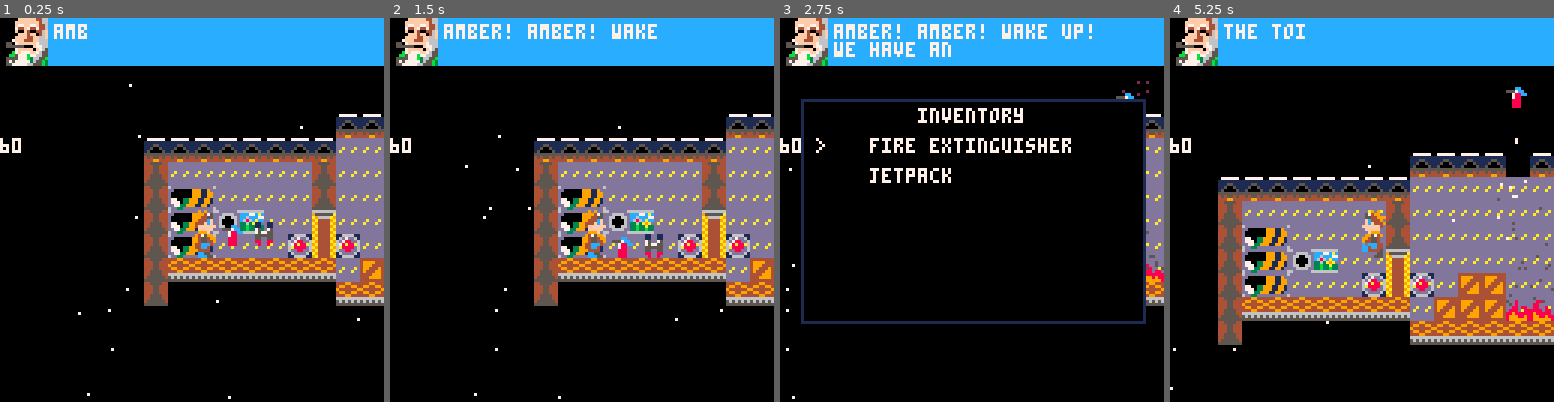
Above: before the commit, frames 1-4 (left to right).
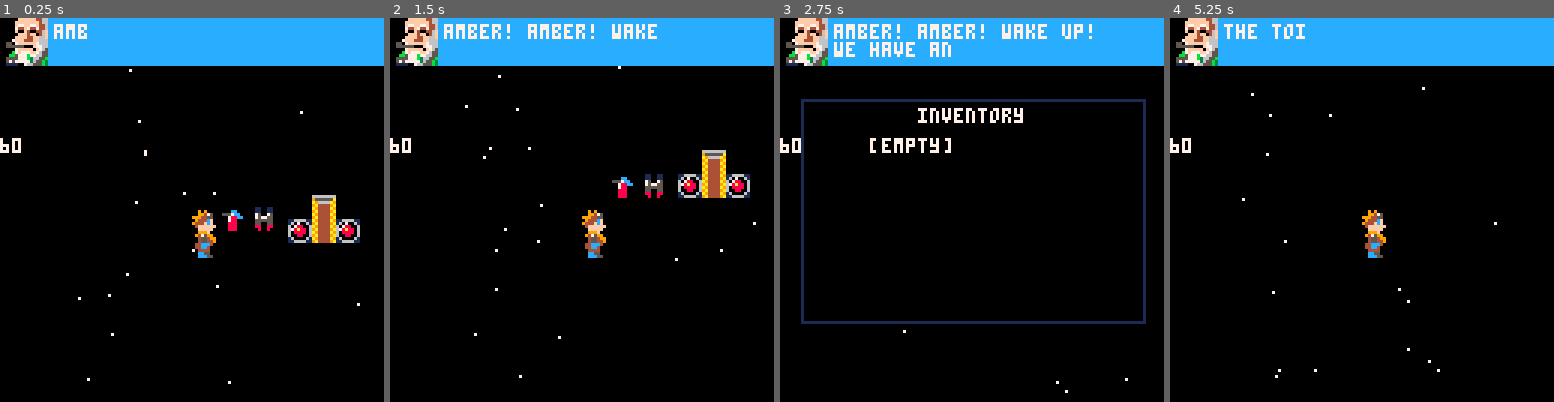
Above: after the commit, the same moments.

Repository: nsatragno/pico8-carts
Game: PICO-8 cartridge space_kludge/space_kludge.p8
Two runs of this game, one before a commit and one after it. Both use one fixed random seed, a clock stepped at 60 frames per second and the inputs below.
Inputs:
- Up to frame 1 (0.25 s): no input
- Up to frame 2 (1.5 s): tap X (X key) at 0.33, 1.07 s; tap O (Z key) at 0.7 s
- Up to frame 3 (2.75 s): hold Right 1.6-2.1 s; tap O (Z key) at 1.7, 2.1, 2.5 s; tap X (X key) at 1.85 s; hold Up 2.15-2.42 s; hold Right from 2.47 s (still down)
- Up to frame 4 (5.25 s): tap O (Z key) every 0.4 s from 2.9 to 4.9 s; tap X (X key) at 2.97, 4.08, 5.2 s; release Right at 3.03 s; hold Left 3.08-3.58 s; hold Down 3.63-3.97 s; hold Right 4.02-4.68 s; hold Up 4.73-5.03 s; hold Left from 5.08 s (still down)

The runs differ from the first frame. In frame 1, 24% of the frame differs, in the area x 1-100%, y 11-100%; in frame 2, 24%; in frame 3, 3.7%; in frame 4, 36%, in the area x 0-100%, y 11-97%.

Commit message:
basic layout

Diff:
--- a/space_kludge/space_kludge.p8
+++ b/space_kludge/space_kludge.p8
@@ -1020,22 +1020,102 @@
 
 
 
+…(63 lines of a section not shown)…
 __gff__
-0000000000000000000000000000000000000000000000000000000000000000000000000000010000000000000000000000000000000100000000000000000001010101010101000000000000000000010101010101010100000000000000000000000000000000000000000000000001010101000000000000000000000000
+0000000000000000000000000000000000000000000000000000000000000000000000000000010000000000000000000000000000000100000000000000000001010101010101000000000000000000010100000101010100000000000000000000000000000000000000000000000001010101000000000000000000000000
 0001000000000000000000000000000000000000000000000000000000000000000000000000010100000000000000000000000000000101000000010000000001010101010101010100000000000000010101010100000000000000000000000000000000000000000000000000000001010000000000000000000000000000
 __map__
 0000000000000000000000000000000000000000000000000000000000000000000000000000000000000000000000000000000000000000000000000000000000000000000000000000000000000000000000000000000000000000000000000000000000000000000000000000000000000000000000000000000000000000
 0000000000000000000000000000000000000000000000000000000000000000000000000000000000000000000000000000000000000000000000000000000000000000000000000000000000000000000000000000000000000000000000000000000000000000000000000000000000000000000000000000000000000000
-0000000000000000000000545454545454545400545454545400000000000000000000000000000000000000000000000000000000000000000000000000000000000000000000000000000000000000000000000000000000000000000000000000000000000000000000000000000000000000000000000000000000000000
-0000005454545454545454636363636363636350636363636350000000000000000000000000000000000000000000000000000000000000000000000000000000000000000000000000000000000000000000000000000000000000000000000000000000000000000000000000000000000000000000000000000000000000
-0000005063636363636350636363636363636350636363636350000000000000000000000000000000000000000000000000000000000000000000000000000000000000000000000000000000000000000000000000000000000000000000000000000000000000000000000000000000000000000000000000000000000000
-00000050696a6363636350636363636363707050636363636350000000000000000000000000000000000000000000000000000000000000000000000000000000000000000000000000000000000000000000000000000000000000000000000000000000000000000000000000000000000000000000000000000000000000
-00000050696a6068636363636363636363636350636363636350000000000000000000000000000000000000000000000000000000000000000000000000000000000000000000000000000000000000000000000000000000000000000000000000000000000000000000000000000000000000000000000000000000000000
-00000050696a6363636363636370706363636363636363636350000000000000000000000000000000000000000000000000000000000000000000000000000000000000000000000000000000000000000000000000000000000000000000000000000000000000000000000000000000000000000000000000000000000000
-0000005040404040404040637070706363636363636363636350000000000000000000000000000000000000000000000000000000000000000000000000000000000000000000000000000000000000000000000000000000000000000000000000000000000000000000000000000000000000000000000000000000000000
-0000005000000000000000404040404040404040406363634050000000000000000000000000000000000000000000000000000000000000000000000000000000000000000000000000000000000000000000000000000000000000000000000000000000000000000000000000000000000000000000000000000000000000
-000000000000000000000000000000000000506b6b6b6b6b6b50000000000000000000000000000000000000000000000000000000000000000000000000000000000000000000000000000000000000000000000000000000000000000000000000000000000000000000000000000000000000000000000000000000000000
-000000000000000000000000000000000000506b6b6b6b6b6b50000000000000000000000000000000000000000000000000000000000000000000000000000000000000000000000000000000000000000000000000000000000000000000000000000000000000000000000000000000000000000000000000000000000000
-000000000000000000000000000000000000506b6b6b6b6b6b50000000000000000000000000000000000000000000000000000000000000000000000000000000000000000000000000000000000000000000000000000000000000000000000000000000000000000000000000000000000000000000000000000000000000
-000000000000000000000000000000000000506b6b6b6b6b6b50000000000000000000000000000000000000000000000000000000000000000000000000000000000000000000000000000000000000000000000000000000000000000000000000000000000000000000000000000000000000000000000000000000000000
-0000000000000000000000000000000000005050505050505050000000000000000000000000000000000000000000000000000000000000000000000000000000000000000000000000000000000000000000000000000000000000000000000000000000000000000000000000000000000000000000000000000000000000
+0000000000000000000000000000000000000000000000000000000000000000000000000000000000000000000000000000000000000000000000000000000000000000000000000000000000000000000000000000000000000000000000000000000000000000000000000000000000000000000000000000000000000000
+0000000000000000000000000000000000000000000000000000000000000000000000000000000000000000000000000000000000000000000000000000000000000000000000000000000000000000000000000000000000000000000000000000000000000000000000000000000000000000000000000000000000000000
+0000000000000000000000000000000000000000000000000000000000000000000000000000000000000000000000000000000000000000000000000000000000000000000000000000000000000000000000000000000000000000000000000000000000000000000000000000000000000000000000000000000000000000
+0000000000000000000000000000000000000000000000000054545454545454540054545454540000000000000000000000000000000000000000000000000000000000000000000000000000000000000000000000000000000000000000000000000000000000000000000000000000000000000000000000000000000000
+0000000000000000000000000000000000545454545454545463636363636363635063636363635000000000000000000000000000000000000000000000000000000000000000000000000000000000000000000000000000000000000000000000000000000000000000000000000000000000000000000000000000000000
+0000000000000000000000000000000000506363636363635063636363636363635063636363635000000000000000000000000000000000000000000000000000000000000000000000000000000000000000000000000000000000000000000000000000000000000000000000000000000000000000000000000000000000
+000000000000000000000000000000000050696a636363635063636363636370705063636363635000000000000000000000000000000000000000000000000000000000000000000000000000000000000063636363636363636300000000000000000000000000000000000000000000000000000000000000000000000000
+000000000000000000000000000000000050696a6068636363636363636363636350636363636350000000000000000000000000000000000000006b6b6b6b6b6b6b6b6b000000000000000000000000000063636363636363636300000000000000000000000000000000000000000000000000000000000000000000000000
+000000000000000000000000000000000050696a6363636363636370706363636363636363636326000000000000000000000000000000000000006b6b6b6b6b6b6b6b6b000000000000000000000000000063636363636363636300000000000000000000000000000000000000000000000000000000000000000000000000
+00000000000000000000000000000000005040404040414040637070706363636363636363636336000000000000000000000000000000000000006b6b6b6b6b6b6b6b6b000000000000000000000000000063636363636363636300000000000000000000000000000000000000000000000000000000000000000000000000
+00000000000000000000000000000000005000000000000000404040404040404040636363636344440000000000000000000000000000000000006b6b6b6b6b6b6b6b6b000000000000000000000000000063636363636363636300000000000000000000000000000000000000000000000000000000000000000000000000
+0000000000000000000000000000000000000000000000000000000000000000506b6b6b6b6b6b50000000000000000000000000000000000000006b6b6b6b6b6b6b6b6b000000000000000000000000000063636363636363636300000000000000000000000000000000000000000000000000000000000000000000000000
+0000000000000000000000000000000000000000000000000000000000000000506b6b6b6b6b6b50000000000000000000000000000000000000006b6b6b6b6b6b206b6b000000000000000000000000000063636363636363636300000000000000000000000000000000000000000000000000000000000000000000000000
+0000000000000000000000000000000000000000000000000000000000000000506b6b6b6b6b6b50000000000000000000000000000000000000006b6b6b6b6b6b6b6b6b6b6b6b6b6b6b6b6b6b6b6b6b6b6b6b6b6363636363636300000000000000000000000000000000000000000000000000000000000000000000000000
+0000000000000000000000000000000000000000000000000000000000000000506b6b6b6b6b6b500000000000000000000000000000000000000000006300000000000000000000000000000000000000006363636b6b6363636300000000000000000000000000000000000000000000000000000000000000000000000000
+00000000000000000000000000000000000000000000000000000000000000006b6b6b6b6b6b6b500000000000000000000000000000000000000000006300000000000000000000000000000000000000006b000000000000000000000000000000000000000000000000000000000000000000000000000000000000000000
+00000000000000000000000000000000000000000000000000000000000000006b6b6b6b6b6b6b000000000000000000000000000000000000000000636300000000000000000000000000000000000000006b000000000000000000000000000000000000000000000000000065656565656565656565656565650000000000
+00000000000000000000000000000000006b6b6b6b6b6b6b6b6b6b6b6b6b6b6b6b6b6b6b6b6b6b6b6b6b000000000000000000000000000000000000630000000000000000000000000000000000000000006b000000000000000000000000000000000000000000000000000065656565656565656565656565650000000000
+00000000000000000000000000000000006b00000000000000000000000000004242424242424242006b6b0000000000000000000000000000000000630000000000000000000000000000000000000000006b000000000000000000000000000000000000000000000000000065656565656565656565656565650000000000
+00000000000000000000000000000000006b0000000000000000000000000000000000000000000000006b6b00000000000000000000000000000000630000000000000000000000000000000000000000006b000000000000000000000000000000000000000000000000000065656565656565656565656565650000000000
+0000000000000000000000000000006b6b6b000000000000000000000000000000000000000000000000006b6b000000000000000000000000000000630000000000000000000000000000000000000000006b000000000000000000000000000000000000000000000000000065656565656565656565656565650000000000
+0000000000000000000000000000006b00000000000000000000000000006b6b6b6b6b6b6b6b6b6b6b6b6b6b6b6b6b00000000000000000000000000630000000000000000000000000000000000000000006b000000000000000000000000000000000000000000000000000065656565656565656565656565650000000000
+0000000000000000000000000000006b00000000000000000000000000006b6b6b6b6b6b6b6b6b6b6b6b6b6b6b6b6b000000000000000000000000006300000000000000000000000000000000000000000063000000000000000000000000000000000000000000000000000065656565656565656565656565650000000000
+00000000000000000000006b6b6b6b6b00000000000000000000000000006b6b6b6b6b6b6b6b6b6b6b6b6b6b6b6b6b6b6b6b6b6b6b6b6b6363636363630000000000000000000000000000000000000000006363636363636363636363636b6b6b6b6b6b6b6b6b6b6b6b6b6b6b65656565656565656565656565650000000000
+00000000000000000000006b0000000000000000000000000000000000006b6b6b6b6b6b6b6b6b6b6b6b6b6b6b6b6b0000000000000000000000000000000000000000000000000000000000000000000000630000000000000000000000000000000000000000000000000000656565656565656565650a0b65650000000000
+00000000000000000000006b0000000000000000000000000000000000006b6b6b6b6b6b6b6b6b6b6b6b6b6b6b6b6b0000000000000000000000000000000000000000000000000000000000000000000000630000000000000000000000000000000000000000000000000000656565656565656565651a1b65650000000000
+000000006b6b6b6b6b6b006b0000000000000000000000000000000000006b6b6b6b6b6b6b6b6b6b6b6b6b6b6b6b6b000000000000000000000000000000000000000000000000000000000000000000000063000000000000000000000000000000000000000000000000000042424242424242424242424242420000000000
+000000006b6b6b6b6b6b6b6b0000000000000000000000000000000000006b6b6b6b6b6b6b6b6b6b6b6b6b6b6b6b6b000000000000000000000000000000000000000000000000000000000000000000000063000000000000000000000000000000000000000000000000000000000000000000000000000000000000000000
+000000006b6b6b6b6b6b00000000000000000000000000000000000000006b6b6b6b6b6b6b6b6b6b6b6b6b6b6b6b6b000000000000000000000000000000000000000000000000000000000000000000000063000000000000000000000000000000000000000000000000000000000000000000000000000000000000000000
+000000006b6b6b6b6b6b0000000000000000006b6b6b6b6b6b6b6b6b6b386b6b6b6b6b6b6b6b6b6b6b6b6b6b6b6b6b6b6b6b6b6363636363636363636363636363636363636363636363636363636363636363000000000000000000000000000000000000000000000000000000000000000000000000000000000000000000
Not shown, changed: 168 lines of the sprite sheet (__gfx__) section of space_kludge/space_kludge.p8
